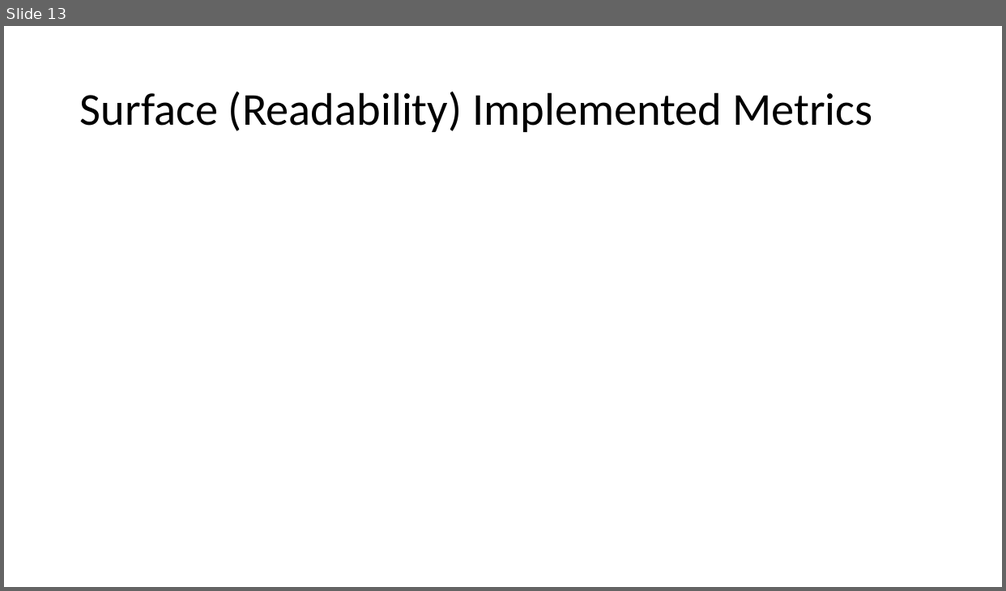
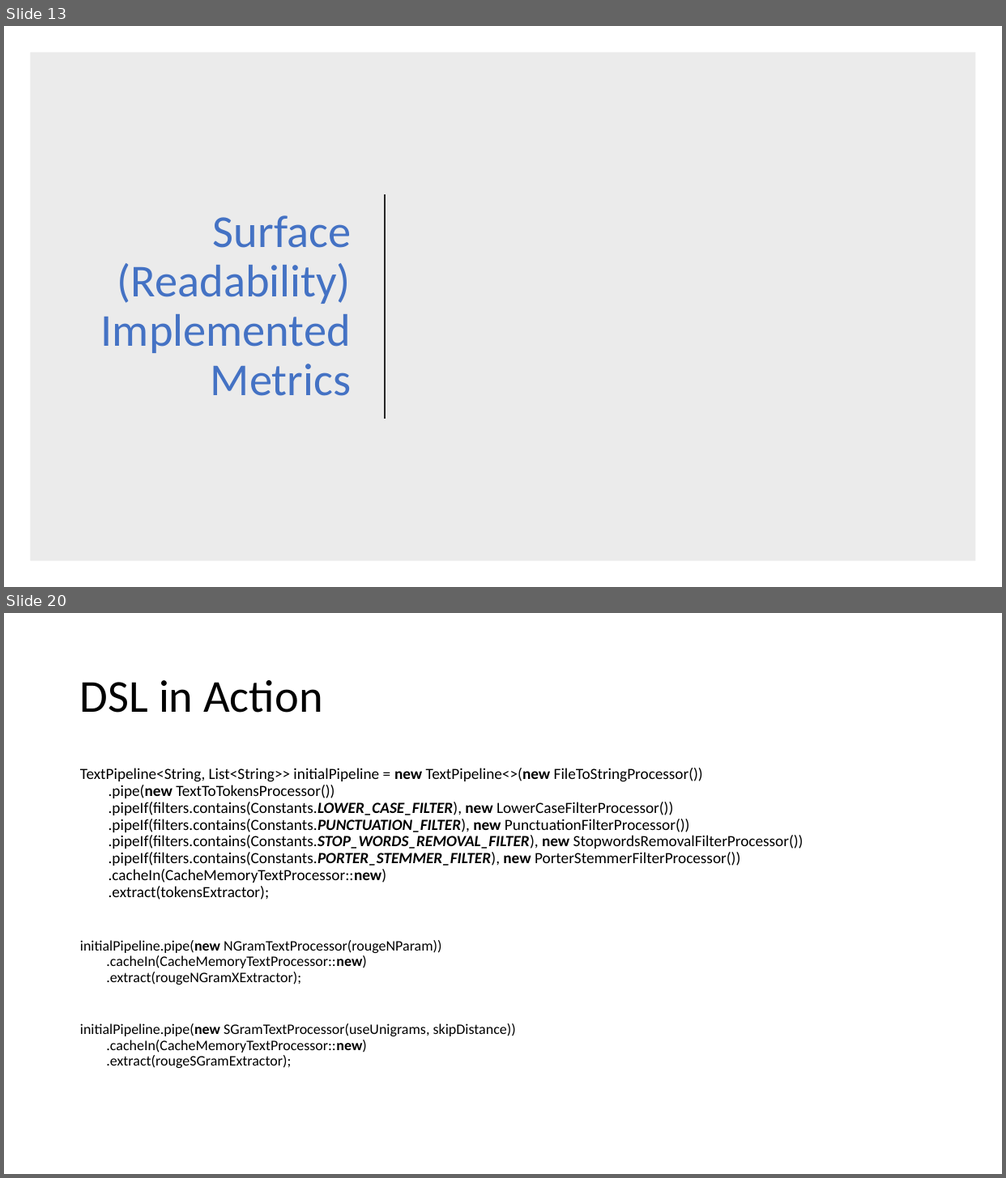
Before and after one commit to karno-bh/rouge-reimpl, a slide deck: docs/Summary Evaluation Platform.pptx. Shown one above the other, each under a label of ours: slide 13 before the commit, slides 13 and 20 after it; the slides between them are not shown. The pictures are 1006x591 and 1006x1178 pixels, drawn with LibreOffice and Linux fonts; fonts in the diff are those of the drawing; grey boxes stand for pictures. Boxes give left, top, right and bottom in pixels: in the first picture for what was removed or moved away, otherwise in the second. Text is boxed around its words. In the diff, an @@ line names an element or a change of style, - is before the commit and + after.

```diff
--- a/docs/Summary Evaluation Platform.pptx
+++ b/docs/Summary Evaluation Platform.pptx
@@ slide 20 added at (4, 613, 1002, 1174), background #FFFFFF @@
@@ title added at (80, 680, 322, 713), 44 pt, text #000000 @@
+DSL in Action
@@ text added at (80, 768, 803, 1068), 15 pt, text #000000 @@
+TextPipeline<String, List<String>> initialPipeline = new TextPipeline<>(new FileToStringProcessor())
+.pipe(new TextToTokensProcessor())
+.pipeIf(filters.contains(Constants.LOWER_CASE_FILTER), new LowerCaseFilterProcessor())
+.pipeIf(filters.contains(Constants.PUNCTUATION_FILTER), new PunctuationFilterProcessor())
+.pipeIf(filters.contains(Constants.STOP_WORDS_REMOVAL_FILTER), new StopwordsRemovalFilterProcessor())
+.pipeIf(filters.contains(Constants.PORTER_STEMMER_FILTER), new PorterStemmerFilterProcessor())
+.cacheIn(CacheMemoryTextProcessor::new)
+.extract(tokensExtractor);
+initialPipeline.pipe(new NGramTextProcessor(rougeNParam))
+.cacheIn(CacheMemoryTextProcessor::new)
+.extract(rougeNGramXExtractor);
+initialPipeline.pipe(new SGramTextProcessor(useUnigrams, skipDistance))
+.cacheIn(CacheMemoryTextProcessor::new)
+.extract(rougeSGramExtractor);
@@ slide 13 changed as well @@
@@ rectangle added at (30, 52, 976, 561), fill #000000 at 8% opacity @@
@@ title "Surface (Readability) Implemented Metrics": place and size @@
-title "Surface (Readability) Implemented Metrics" at (80, 92, 872, 132)
+title "Surface (Readability) Implemented Metrics" at (101, 216, 351, 396)
@@ title "Surface (Readability) Implemented Metrics" at (101, 216, 351, 396): text colour #000000 to #4472C4; alignment left to right @@
@@ line added from (385, 194) to (385, 419), #262626 1.5 pt @@
```
Also in this commit, not shown: 11 other slides changed, 13 other slides added.
